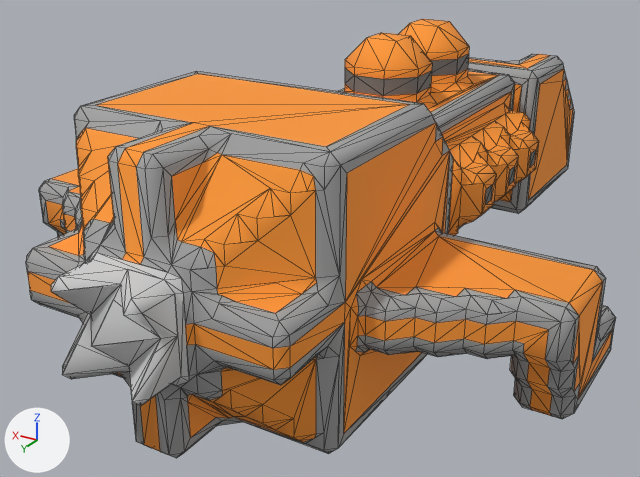
The OBJ model src/jsMain/resources/meshes/ndrc-2-zwaard-class.obj as it was, and as the next commit left it.
Camera for both pictures: a 50 mm camera at (-24.5, 48.0, 26.0) aimed at (2.2, 3.4, 3.7). Lighting does not change. The marker at lower left points along +X, +Y and +Z. Mesh edges are drawn as thin lines. Where no turn or scale is listed for an object, it has been applied to the vertices.

Names of what the first picture shows: 'ndrc-2-zwaard-class'.
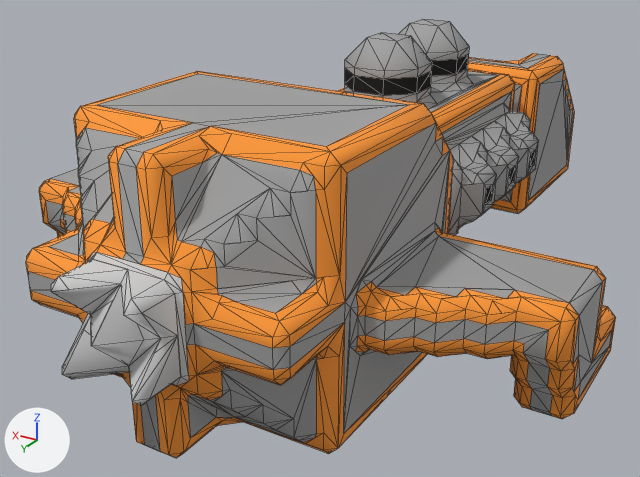
The newer file is also turned or shifted as a whole; pictures and numbers use the older file's frame.

Where the change shows, as pixel boxes [x1, y1, x2, y2] in the pictures (640 x 477 px; the box of a moved part takes in the faces that stretch with it):
part 1 of me_ndrc_2_zwaard_class, moved or reshaped
    before: [52, 278, 316, 418]
    after: [52, 217, 340, 417]
part 2 of me_ndrc_2_zwaard_class, surface changed
    both: [26, 19, 616, 458]

The change, as a diff of the scene's bpy script:
```diff
--- a/src/jsMain/resources/meshes/ndrc-2-zwaard-class.obj.py
+++ b/src/jsMain/resources/meshes/ndrc-2-zwaard-class.obj.py
@@ me_ndrc_2_zwaard_class @@
 # used by ob_ndrc_2_zwaard_class; location = (0.0, 0.0, 0.0)
-me_ndrc_2_zwaard_class.from_pydata(...)  # 1510 vertices, 2849 faces; spans x -16.5..16.5, y -25.5..25.5, z 0.0..16.0
+me_ndrc_2_zwaard_class.from_pydata(...)  # 1509 vertices, 2853 faces; spans x -16.5..16.5, y -25.5..25.5, z 0.0..16.0
+# me_ndrc_2_zwaard_class part 1: 4 vertices moved from x -5.5..2.0, y 20.0..25.0, z 6.5..9.5 to x -6.0..2.0, y 19.5..24.0, z 7.0..9.5; 4 vertices removed from x -5.0..2.0, y 20.5..21.7, z 2.5..12.5; 3 vertices added at x -7.0..2.0, y 18.5..20.0, z 2.0..13.0
+# me_ndrc_2_zwaard_class part 2: 2338 kept faces spanning x -16.5..16.5, y -25.5..22.7, z 0.0..16.0 get new texture (UV) coordinates
 me_ndrc_2_zwaard_class.materials.append(mat_ndrc_2_zwaard_class)
```
